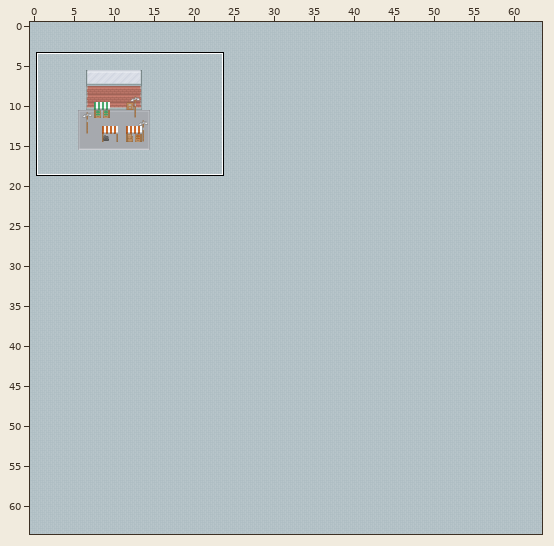
A Tiled map gets an edit: src/assets/maps/city.tmx. Above: a wide view before the commit, with the close-up outlined.
Close-up. Before:
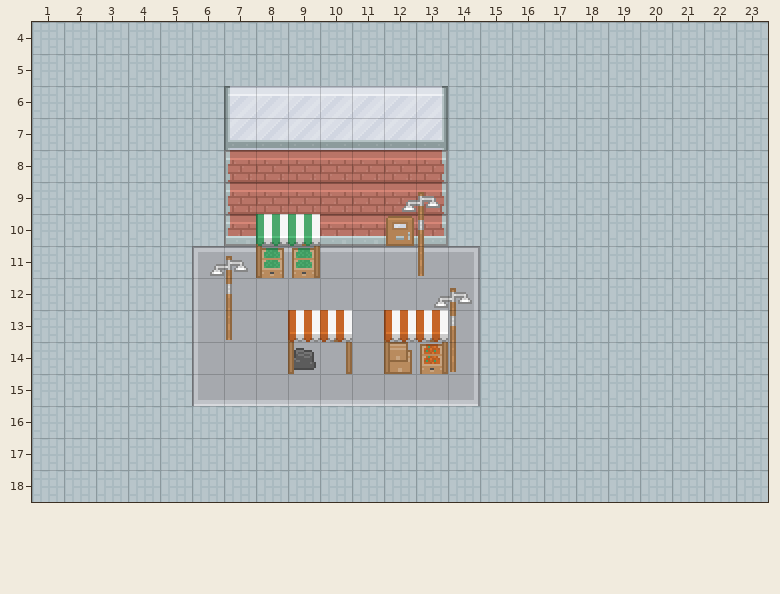
Cells are 16x16 px. Shown: x 1..23, y 4..18.
The same view after the edit:
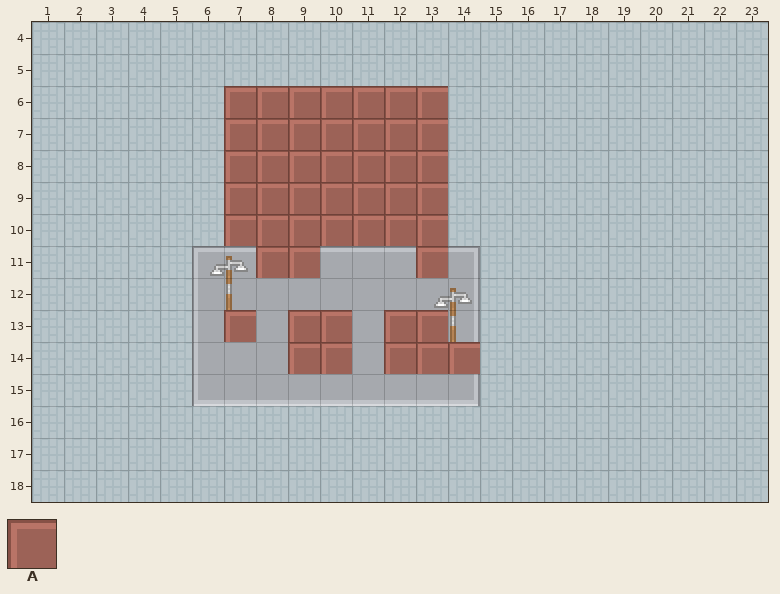
Key: from "city_t": A 0.
_ is an empty cell, . an unchanged one.
Tiles of an added or newly shown layer are drawn over the layers below it.
Edits made:
--- layer "collision" (added)
@@ x 7..13 @@
- 6 _______
- 7 _______
- 8 _______
- 9 _______
-10 _______
-11 .__..._
+ 6 AAAAAAA
+ 7 AAAAAAA
+ 8 AAAAAAA
+ 9 AAAAAAA
+10 AAAAAAA
+11 .AA...A
@@ x 7..14 @@
-13 _.__.__.
-14 ..__.___
+13 A.AA.AA.
+14 ..AA.AAA
